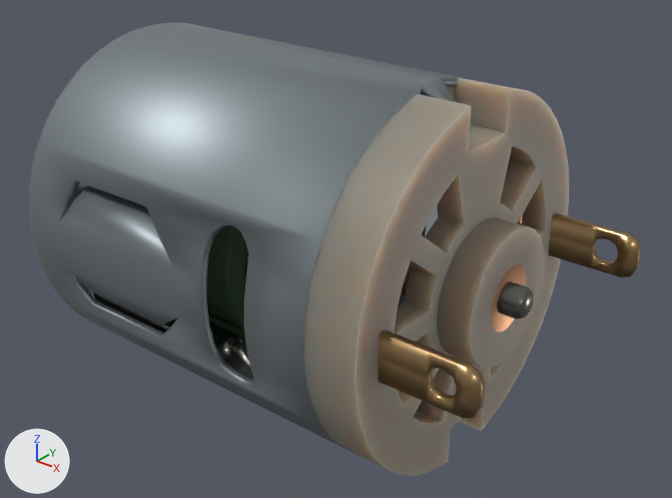
One commit to the Blender file motors/RS-365 12V.blend: the scene before it, then after it.
One viewpoint serves both versions: a 50 mm camera at (0.0465, -0.0506, 0.0305) aimed at (0.0038, 0.0027, -0.0025). The lights are fixed; the arrows at lower left show +X, +Y and +Z.

In view in the first picture: 'axis', 'base', 'brushes', 'ceramic center', 'contacts', 'magnets', 'plastic'.
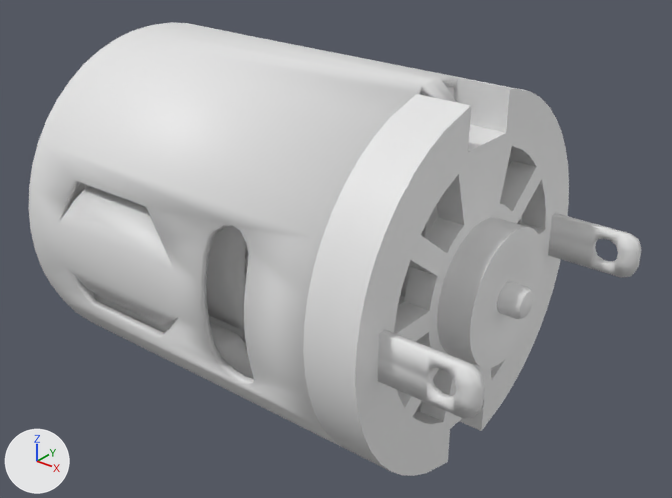
Location of each change, [x1, y1, x2, y2] in pixels of the pictures (672 x 498 px):
'base', recoloured (grey to white): [29, 22, 512, 447] in both
'plastic', recoloured: [303, 78, 569, 476] in both
'contacts', recoloured (brown to grey): [378, 213, 642, 418] in both
'ceramic center', recoloured: [111, 194, 249, 343] in both
'magnets', recoloured: [94, 226, 254, 379] in both
'axis', recoloured: [400, 266, 533, 319] in both
'brushes', recoloured: [398, 205, 522, 305] in both
'coils', added: after [245, 251, 249, 276]
part 1 of me_axis, recoloured: [497, 281, 533, 319] in both

What changed in the scene script:
```text
Change mat_metal_1:
    remove mat_metal_1.use_nodes = True; mat_metal_1.node_tree.nodes.clear()
    remove _N = mat_metal_1.node_tree.nodes; _L = mat_metal_1.node_tree.links
    remove n0 = _N.new('ShaderNodeBsdfPrincipled'); n0.name = 'Principled BSDF'
    remove n0.distribution = 'GGX'
    remove n0.subsurface_method = 'RANDOM_WALK_SKIN'
    remove n0.inputs[0].default_value = (0.276, 0.316, 0.334, 1.0)  # 'Base Color', grey #8f989c
    remove n0.inputs[1].default_value = 0.8  # 'Metallic'
    remove n0.inputs[13].default_value = 0.2  # 'Specular IOR Level'
    remove n1 = _N.new('ShaderNodeOutputMaterial'); n1.name = 'Material Output'
    remove _L.new(n0.outputs[0], n1.inputs[0])  # 'BSDF' to 'Surface'
Change mat_copper_contacts:
    remove mat_copper_contacts.use_nodes = True; mat_copper_contacts.node_tree.nodes.clear()
    remove _N = mat_copper_contacts.node_tree.nodes; _L = mat_copper_contacts.node_tree.links
    remove n0 = _N.new('ShaderNodeBsdfPrincipled'); n0.name = 'Principled BSDF'
    remove n0.distribution = 'GGX'
    remove n0.subsurface_method = 'RANDOM_WALK_SKIN'
    remove n0.inputs[0].default_value = (0.376, 0.176, 0.083, 1.0)  # 'Base Color', brown #a57451
    remove n0.inputs[1].default_value = 0.9  # 'Metallic'
    remove n0.inputs[2].default_value = 0.3  # 'Roughness'
    remove n0.inputs[13].default_value = 0.2  # 'Specular IOR Level'
    remove n1 = _N.new('ShaderNodeOutputMaterial'); n1.name = 'Material Output'
    remove _L.new(n0.outputs[0], n1.inputs[0])  # 'BSDF' to 'Surface'
Change mat_golden_contacts:
    remove mat_golden_contacts.use_nodes = True; mat_golden_contacts.node_tree.nodes.clear()
    remove _N = mat_golden_contacts.node_tree.nodes; _L = mat_golden_contacts.node_tree.links
    remove n0 = _N.new('ShaderNodeBsdfPrincipled'); n0.name = 'Principled BSDF'
    remove n0.distribution = 'GGX'
    remove n0.subsurface_method = 'RANDOM_WALK_SKIN'
    remove n0.inputs[0].default_value = (0.376, 0.245, 0.115, 1.0)  # 'Base Color', brown #a5885f
    remove n0.inputs[1].default_value = 0.9  # 'Metallic'
    remove n0.inputs[2].default_value = 0.3  # 'Roughness'
    remove n0.inputs[13].default_value = 0.2  # 'Specular IOR Level'
    remove n1 = _N.new('ShaderNodeOutputMaterial'); n1.name = 'Material Output'
    remove _L.new(n0.outputs[0], n1.inputs[0])  # 'BSDF' to 'Surface'
Change mat_green_ceramic:
    remove mat_green_ceramic.use_nodes = True; mat_green_ceramic.node_tree.nodes.clear()
    remove _N = mat_green_ceramic.node_tree.nodes; _L = mat_green_ceramic.node_tree.links
    remove n0 = _N.new('ShaderNodeBsdfPrincipled'); n0.name = 'Principled BSDF'
    remove n0.distribution = 'GGX'
    remove n0.subsurface_method = 'RANDOM_WALK_SKIN'
    remove n0.inputs[0].default_value = (0.0492, 0.0871, 0.0506, 1.0)  # 'Base Color', dark green #3f5340
    remove n0.inputs[2].default_value = 0.05  # 'Roughness'
    remove n0.inputs[13].default_value = 0.2  # 'Specular IOR Level'
    remove n1 = _N.new('ShaderNodeOutputMaterial'); n1.name = 'Material Output'
    remove _L.new(n0.outputs[0], n1.inputs[0])  # 'BSDF' to 'Surface'
Add mat_natural_cream_plastic:
    mat_natural_cream_plastic = bpy.data.materials.new('natural cream plastic')
Add mat_dark_metal_1:
    mat_dark_metal_1 = bpy.data.materials.new('dark metal 1')
Add mat_red_copper_coil:
    mat_red_copper_coil = bpy.data.materials.new('red copper coil')
Change me_axis:
    where me_axis.from_pydata(...)  # 140 vertices, 128 faces; spans x -0.0285..0.0225, y -0.0023..0.0023, z -0.0023..0.0023
    me_axis part 1: all 114 faces that had it switch from mat_metal_3 (grey #73746f) to mat_dark_metal_1
Change me_magnets:
    where me_magnets.from_pydata(...)  # 52 vertices, 24 faces; spans x -0.0099..0.0054, y -0.0121..0.0121, z -0.0131..0.0131
    remove me_magnets.materials.append(mat_metal_3)  # grey #73746f
    add me_magnets.materials.append(mat_dark_metal_1)
Change me_plastic:
    where me_plastic.from_pydata(...)  # 111 vertices, 98 faces; spans x 0.0138..0.021, y -0.0138..0.0, z -0.00004..0.01359
    me_plastic part 2: all 86 faces that had it switch from mat_natural_plastic (grey #928a7c) to mat_natural_cream_plastic
Add ob_coils:
    ob_coils = bpy.data.objects.new('coils', me_coils)  # 54 vertices, 36 faces; spans x -0.00955..0.00515, y -0.00387..0.00481, z -0.00789..-0.00021; modifiers ARRAY
    ob_coils.location = (0.0, 0.0, 0.0)
Add ob_x120d:
    ob_x120d = bpy.data.objects.new('X120d', None)
    ob_x120d.location = (0.0, 0.0, 0.0)
    ob_x120d.rotation_euler = (-2.094, 0.0, 0.0)  # degrees (-120, 0, 0)
```
